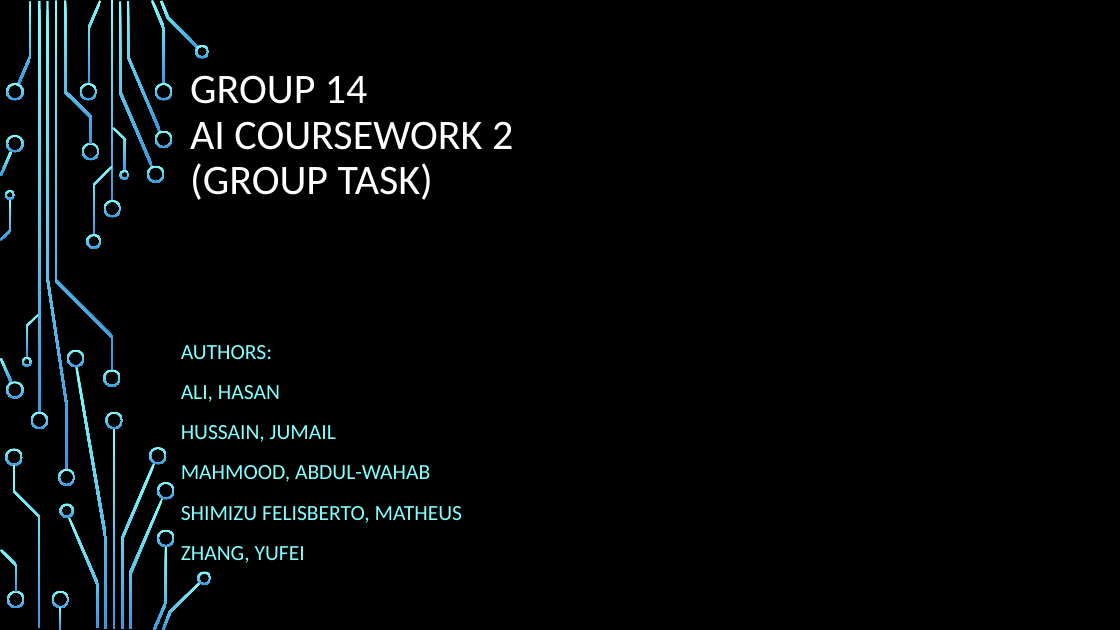
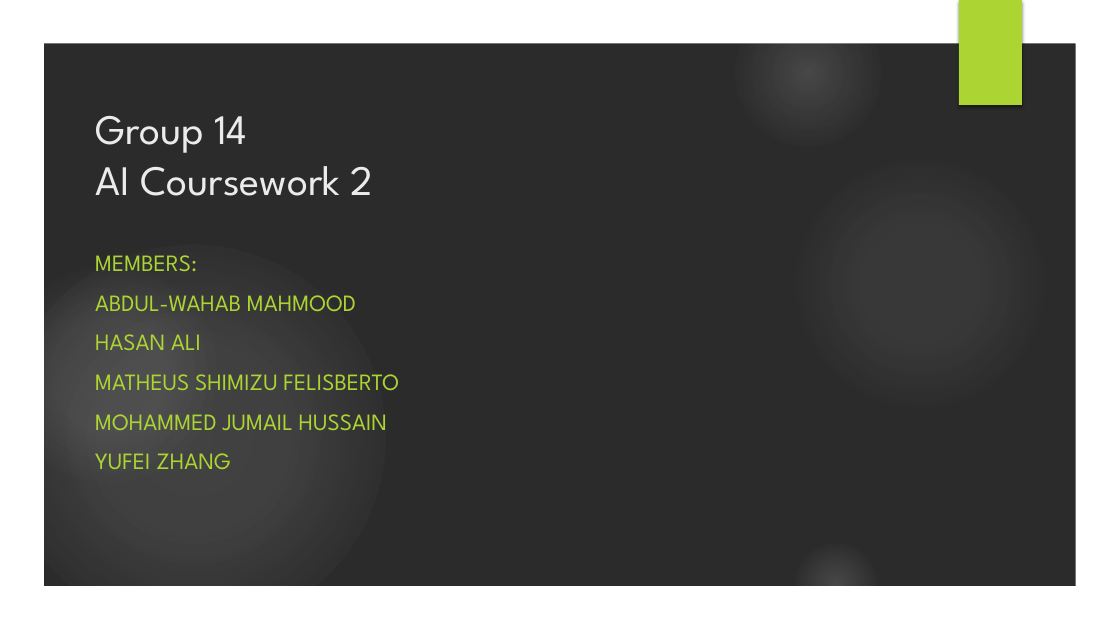
Before and after one commit to x-mizu/CM-and-AI-Coursework-2, a slide deck: slide 1 of Presentation/Presenattion -ID.pptx. Drawn at 1120x630 pixels with LibreOffice and Linux fonts; fonts in the diff are those of the drawing; background and template pictures are left out; a plain dark background stands for a picture behind light text. Boxes give left, top, right and bottom in pixels: in the first picture for what was removed or moved away, otherwise in the second. Text is boxed around its words. In the diff, an @@ line names an element or a change of style, - is before the commit and + after.

```diff
--- a/Presentation/Presenattion -ID.pptx
+++ b/Presentation/Presenattion -ID.pptx
@@ group added at (0, 0, 1120, 630): 5 ellipses, 1 freeform shape @@
@@ rectangle added at (959, 0, 1022, 105), fill #ACD433 @@
@@ title at (95, 116, 374, 196): text changed; font Calibri to League Spartan; text colour #FFFFFF to #EBEBEB @@
-GROUP 14
-AI COURSEWORK 2
-(GROUP TASK)
+Group 14
+AI Coursework 2
@@ subtitle at (95, 255, 399, 469): text changed; size 18.5 to 20 pt; font Calibri to League Spartan; text colour #82FFFF to #ACD433 @@
-AUTHORS:
-ALI, HASAN
-HUSSAIN, JUMAIL
-MAHMOOD, ABDUL-WAHAB
-SHIMIZU FELISBERTO, MATHEUS
-ZHANG, YUFEI
+MEMBERS:
+ABDUL-WAHAB MAHMOOD
+HASAN ALI
+MATHEUS SHIMIZU FELISBERTO
+MOHAMMED JUMAIL HUSSAIN
+YUFEI ZHANG
@@ group removed at (0, 0, 212, 630): 50 freeform shapes, 4 rectangles @@
```
Also in this commit, not shown: 9 other slides changed, 1 slide added, 1 slide removed.
